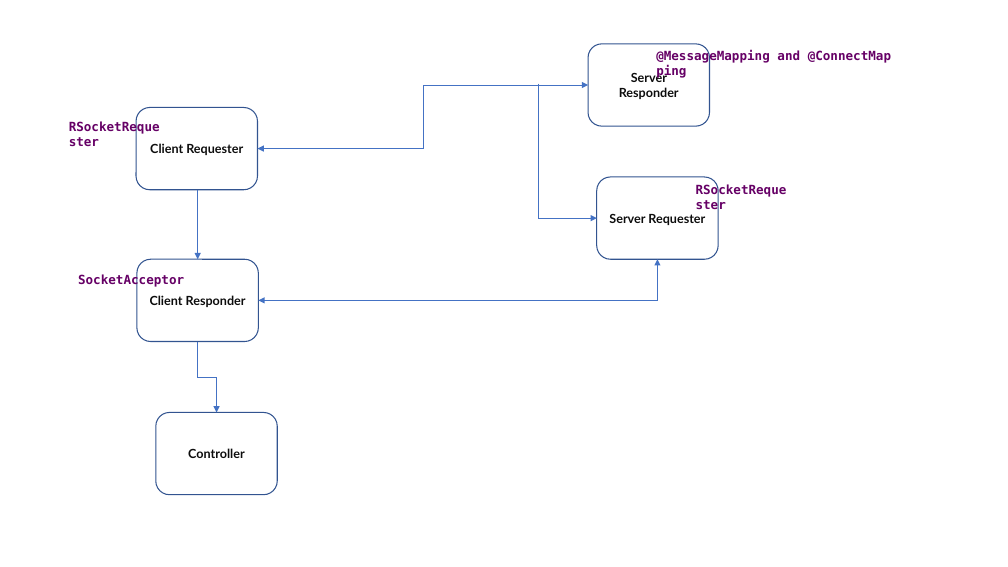
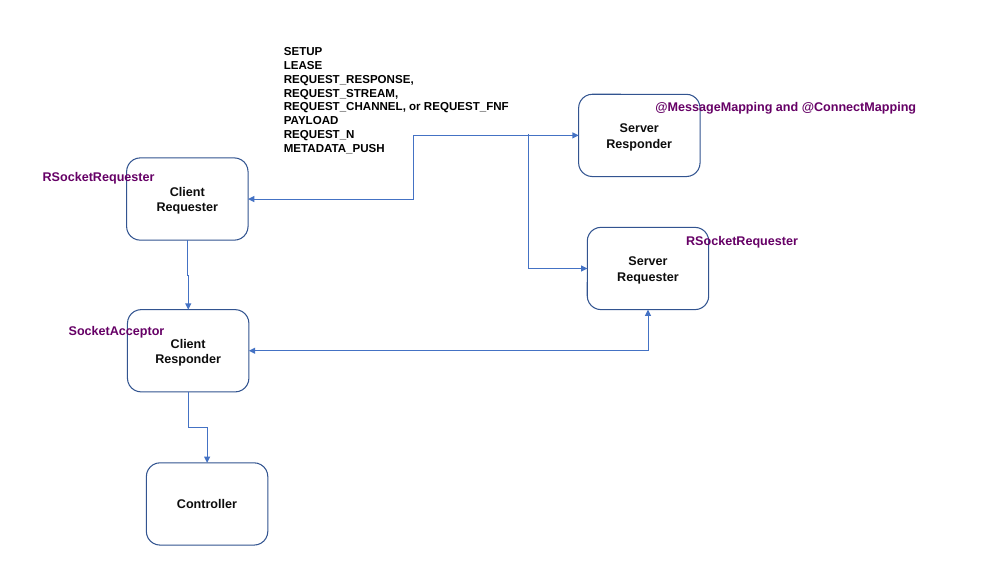
Before and after one commit to kapilraina/RSocket, a slide deck: slide 1 of Designs.pptx. Drawn at 1008x567 pixels with LibreOffice and Linux fonts; fonts in the diff are those of the drawing. Boxes give left, top, right and bottom in pixels: in the first picture for what was removed or moved away, otherwise in the second. Text is boxed around its words. In the diff, an @@ line names an element or a change of style, - is before the commit and + after.

Commit message:
upd

```diff
--- a/Designs.pptx
+++ b/Designs.pptx
@@ text added at bbox=[284, 47, 509, 154], 11 pt, text #000000, bold @@
+SETUP
+LEASE
+REQUEST_RESPONSE, REQUEST_STREAM, REQUEST_CHANNEL, or REQUEST_FNF
+PAYLOAD
+REQUEST_N
+METADATA_PUSH
@@ font Lato to Arial in 5 elements at bbox=[147, 463, 268, 545], bbox=[127, 158, 249, 240], bbox=[128, 310, 250, 392], bbox=[588, 228, 709, 310], bbox=[578, 95, 700, 177] @@
@@ text "@MessageMapping and @ConnectMapping": place and size @@
-text "@MessageMapping and @ConnectMapping" at bbox=[656, 50, 800, 64]
+text "@MessageMapping and @ConnectMapping" at bbox=[655, 101, 916, 114]
@@ text "RSocketRequester": place and size @@
-text "RSocketRequester" at bbox=[61, 115, 173, 138]
+text "RSocketRequester" at bbox=[43, 171, 155, 184]
@@ font DejaVu Sans Mono to Arial in 4 elements at bbox=[69, 325, 165, 338], bbox=[43, 171, 155, 184], bbox=[655, 101, 916, 114], bbox=[686, 235, 798, 248] @@
@@ text "RSocketRequester": place and size @@
-text "RSocketRequester" at bbox=[688, 178, 800, 201]
+text "RSocketRequester" at bbox=[686, 235, 798, 248]
@@ 5 rounded rectangles, 3 elbow arrows, 2 elbow double arrows, 1 text: place and size @@
-5 rounded rectangles, 3 elbow arrows, 2 elbow double arrows, 1 text at bbox=[78, 44, 718, 495]
+5 rounded rectangles, 3 elbow arrows, 2 elbow double arrows, 1 text at bbox=[69, 95, 709, 545]
```
